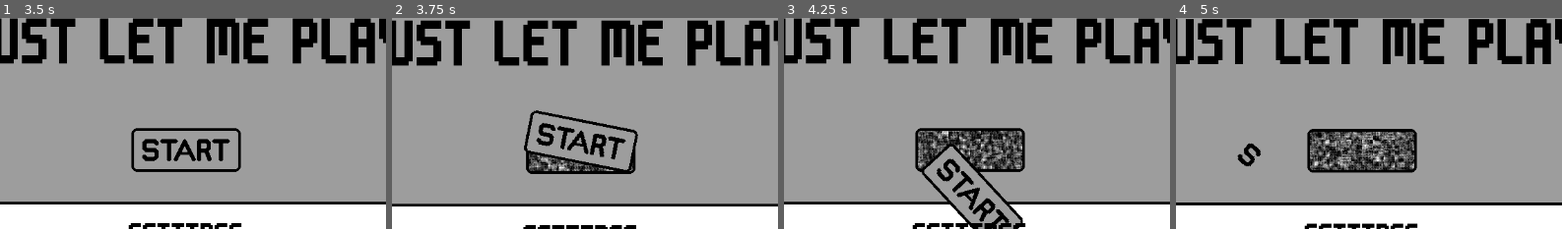
Above: before the commit, frames 1-4 (left to right).
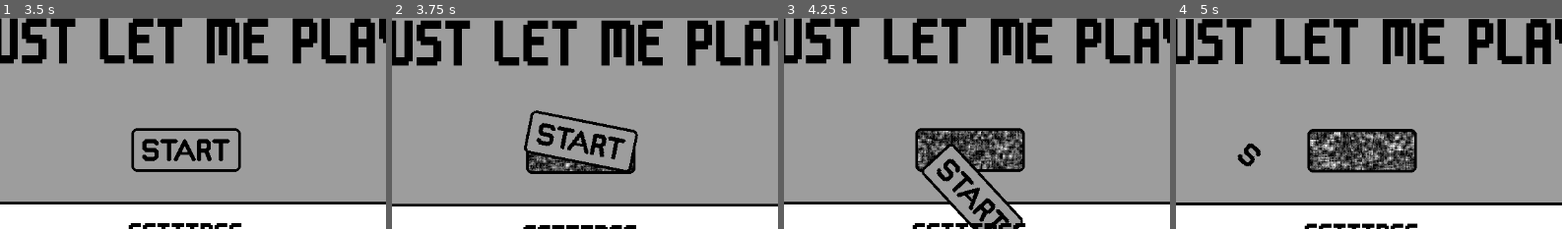
Above: after the commit, the same moments.

Repository: conor-wilson/secret-sapphire
Game: Godot game, scene res://scenes/main.tscn
The game is run twice, just before and just after one commit, with the same random seed, the same clock (stepped at 60 frames per second) and the same inputs. The engine's default icon, where the game draws it, is replaced by a stand-in: a white triangle on a blue panel in a dark square.
Inputs (mouse positions are % of the whole screen's width and height, from its top left):
- Up to frame 1 (3.5 s): tap Enter at 0.5 s; move the mouse to (49, 38) at 0.52 s; hold Right (ui_right) 0.53-1.25 s; click (49, 38) at 0.6 s; click "SETTINGS" at 1.25 s; click "BACK" at 2 s; tap Space at 2.75 s; move the mouse to (49, 38) at 2.77 s; hold Right (ui_right) from 2.78 s (still down); click (49, 38) at 2.85 s
- Up to frame 2 (3.75 s): tap Enter at 3.5 s; move the mouse to (49, 56) at 3.52 s; release Right (ui_right) at 3.53 s; hold Left (ui_left) from 3.53 s (still down); click (49, 56) at 3.6 s
- Up to frame 3 (4.25 s): keep holding Left (ui_left)
- Up to frame 4 (5 s): move the mouse to (6, 11) at 4.27 s; release Left (ui_left) at 4.28 s; hold Right (ui_right) from 4.28 s (still down); click (6, 11) at 4.35 s
The pictures show only the part of the screen within x 25-75%, y 25-74%; the shares and areas given below are measured in that part.

Frame 1 is identical in both runs. In frame 2, 0.7% of the frame differs, in the area x 35-63%, y 64-73%; in frame 3, 2.6%; in frame 4, 3.5%, in the area x 34-62%, y 53-73%.

Commit message:
Added explosion animation to help bot release sequence

Diff:
--- a/let-me-play/scenes/help_bot.gd
+++ b/let-me-play/scenes/help_bot.gd
@@ -1,6 +1,7 @@
 extends Area2D
 
 signal arrived
+signal boom
 
 var speed:float = 25
 var idle_speed = 25
@@ -113,3 +114,20 @@
 
 func shoot(pos:Vector2):
 	$Laser.fire(pos)
+
+func explode():
+	$BlinkTimer.stop()
+	$AnimatedSprite2D.play("hell_bot_explosion")
+
+	await $AnimatedSprite2D.frame_changed
+	await $AnimatedSprite2D.frame_changed
+	await $AnimatedSprite2D.frame_changed
+	await $AnimatedSprite2D.frame_changed
+	await $AnimatedSprite2D.frame_changed
+	await $AnimatedSprite2D.frame_changed
+	await $AnimatedSprite2D.frame_changed
+	await $AnimatedSprite2D.frame_changed
+	boom.emit()
+
+	await $AnimatedSprite2D.animation_finished
+	_on_blink_timer_timeout()
--- a/let-me-play/scenes/main.gd
+++ b/let-me-play/scenes/main.gd
@@ -129,6 +129,8 @@
 
 	await get_tree().create_timer(1).timeout
 
+	$HelpBot.explode()
+	await $HelpBot.boom
 	$Menus/MainMenu.clear_static()
 	$Menus/MainMenu.detatch_sticky_note()
 
